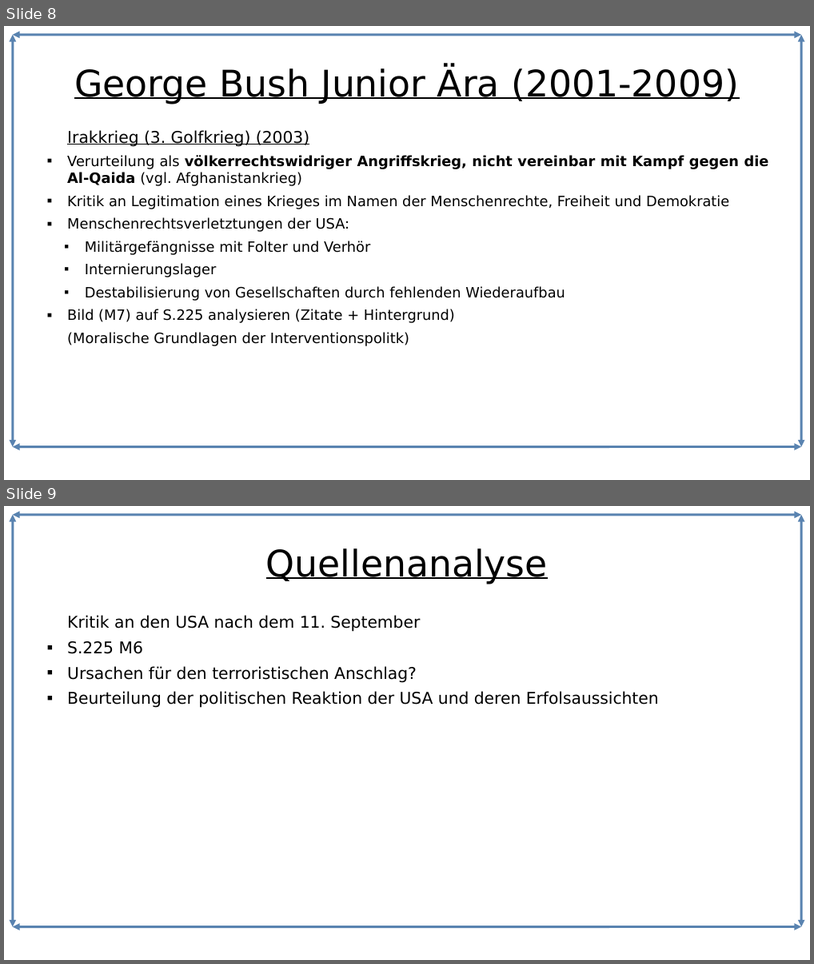
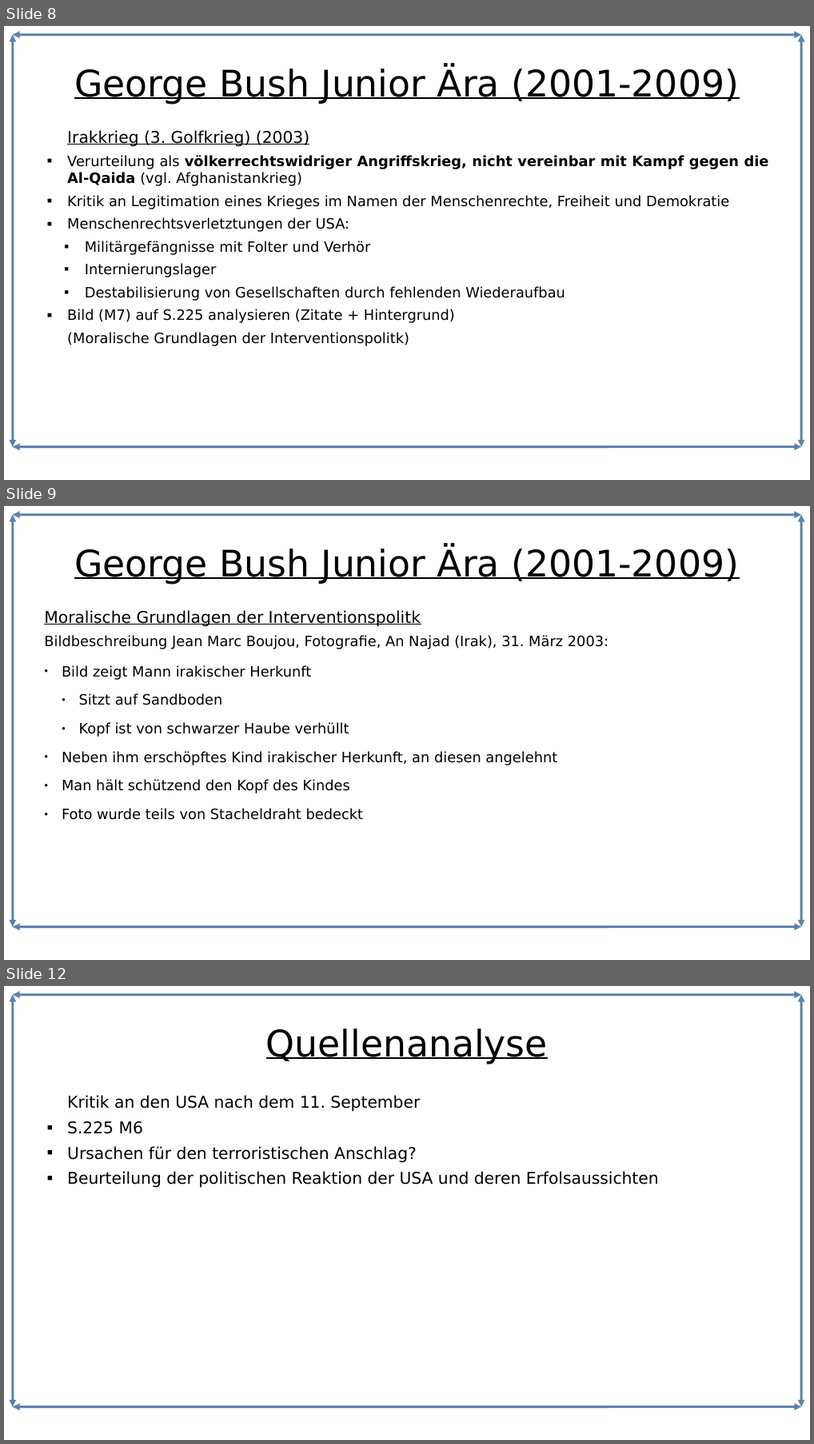
Before and after one commit to Lacrimus/Referat-Geschichte-USA-die-einzig-verbleibende-Weltmacht-, a slide deck: USA-die-einzig-verbleibende-Weltmacht.odp. Shown one above the other, each under a label of ours: slides 8 and 9 before the commit, slides 8, 9 and 12 after it; the slides between them are not shown. The pictures are 814x964 and 814x1444 pixels, drawn with LibreOffice and Linux fonts; fonts in the diff are those of the drawing. Boxes give left, top, right and bottom in pixels: in the first picture for what was removed or moved away, otherwise in the second. Text is boxed around its words. In the diff, an @@ line names an element or a change of style, - is before the commit and + after.

Commit message:
bildbeschreibung hinzugefügt

```diff
--- a/USA-die-einzig-verbleibende-Weltmacht.odp
+++ b/USA-die-einzig-verbleibende-Weltmacht.odp
@@ slide 9 added at bbox=[4, 506, 810, 960], background #FFFFFF; not listed: 4 template elements that a slide beside it also shows @@
@@ title added at bbox=[74, 548, 739, 584], 36 pt, text #000000, underline @@
+George Bush Junior Ära (2001-2009)
@@ text added at bbox=[44, 610, 609, 820], 14 pt, text #000000 @@
+Moralische Grundlagen der Interventionspolitk
+Bildbeschreibung Jean Marc Boujou, Fotografie, An Najad (Irak), 31. März 2003:
+● Bild zeigt Mann irakischer Herkunft
+  ● Sitzt auf Sandboden
+  ● Kopf ist von schwarzer Haube verhüllt
+● Neben ihm erschöpftes Kind irakischer Herkunft, an diesen angelehnt
+● Man hält schützend den Kopf des Kindes
+● Foto wurde teils von Stacheldraht bedeckt
@@ what was slide 9 is now slide 12 @@
```
Also in this commit, not shown: 2 other slides added, 1 other file.
